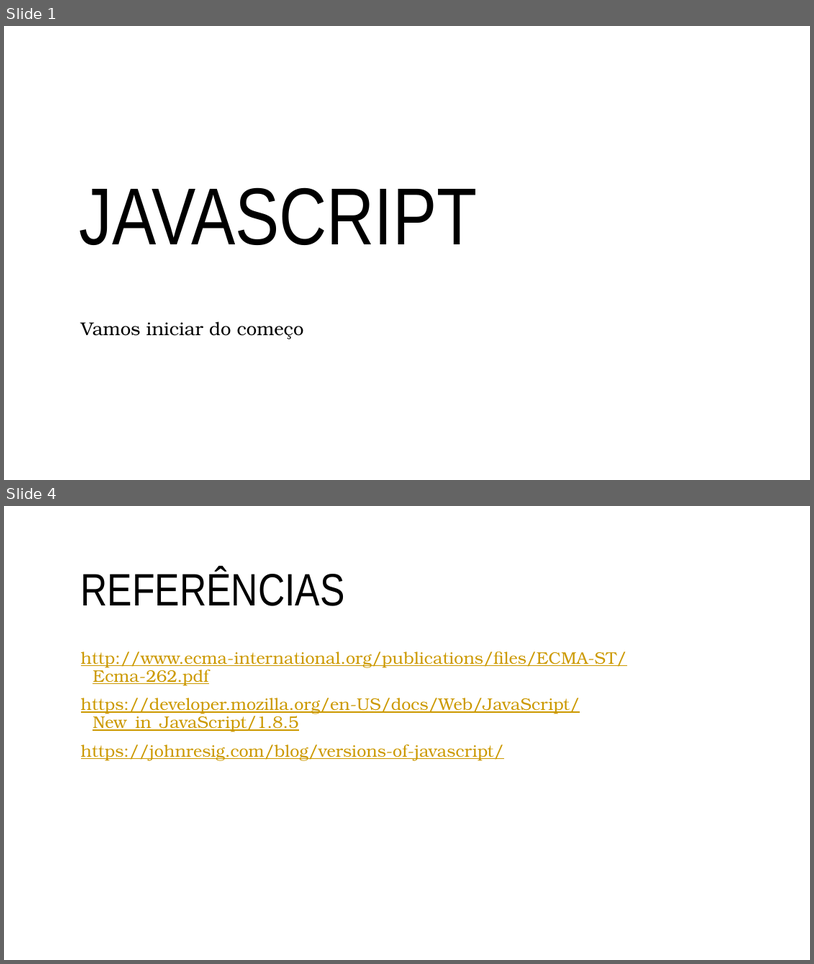
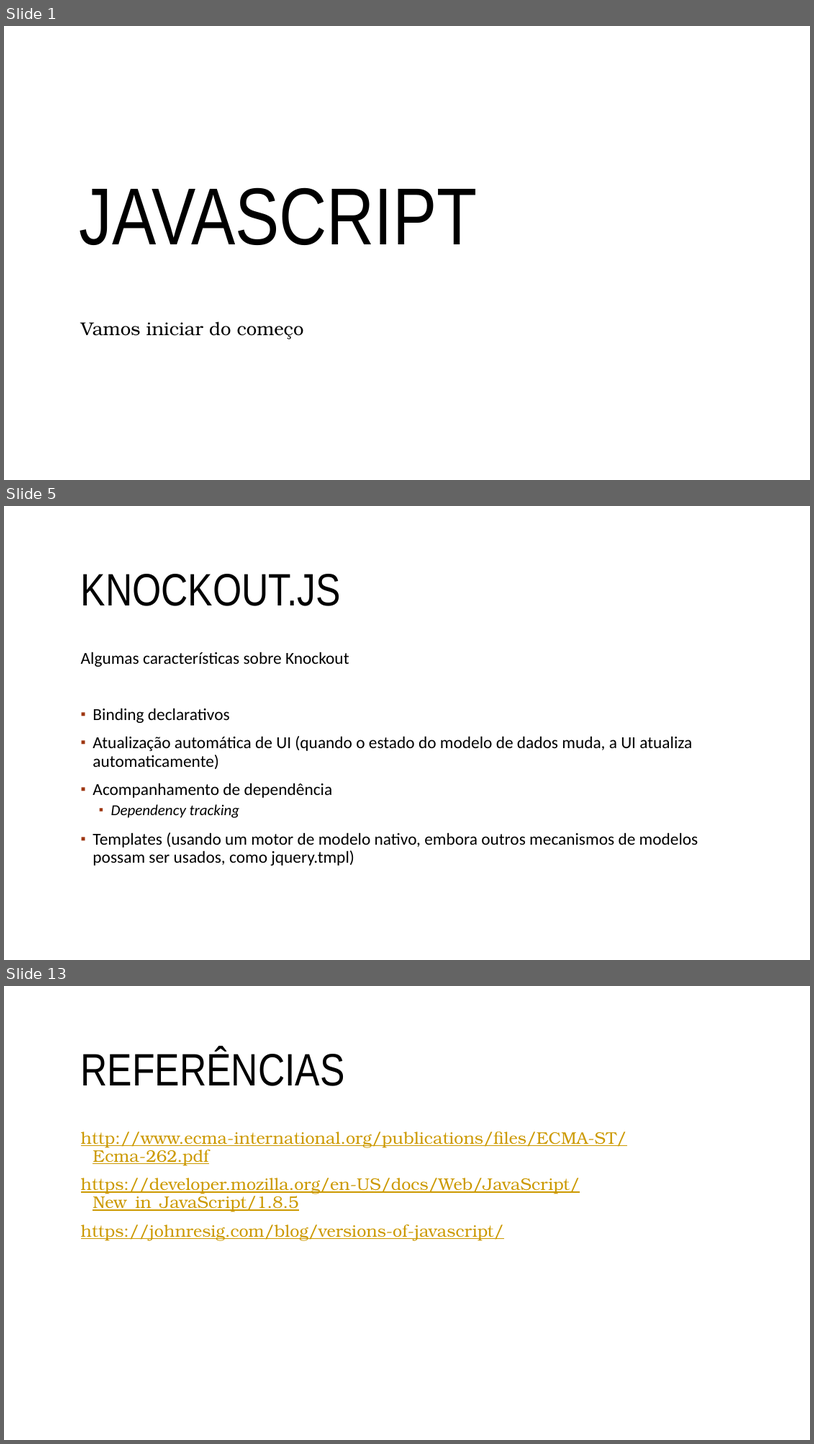
Before and after one commit to JeanLLopes/Curso-Knockout, a slide deck: Curso-knockout.pptx. Shown one above the other, each under a label of ours: slides 1 and 4 before the commit, slides 1, 5 and 13 after it; the slides between them are not shown. The pictures are 814x964 and 814x1444 pixels, drawn with LibreOffice and Linux fonts; fonts in the diff are those of the drawing; background and template pictures are left out. Boxes give left, top, right and bottom in pixels: in the first picture for what was removed or moved away, otherwise in the second. Text is boxed around its words. In the diff, an @@ line names an element or a change of style, - is before the commit and + after.

```diff
--- a/Curso-knockout.pptx
+++ b/Curso-knockout.pptx
@@ slide 5 added at (4,506,810,960), background #FFFFFF; not listed: 1 template element that a slide beside it also shows @@
@@ title added at (81,574,341,606), 54 pt, text #000000 @@
+KNOCKOUT.JS
@@ text added at (81,651,699,865), 20 pt, text #000000 @@
+Algumas características sobre Knockout
+▪ Binding declarativos
+▪ Atualização automática de UI (quando o estado do modelo de dados muda, a UI atualiza automaticamente)
+▪ Acompanhamento de dependência
+  ▪ Dependency tracking
+▪ Templates (usando um motor de modelo nativo, embora outros mecanismos de modelos possam ser usados, como jquery.tmpl)
@@ what was slide 4 is now slide 13 @@
```
Also in this commit, not shown: 2 slides changed, 8 other slides added.
